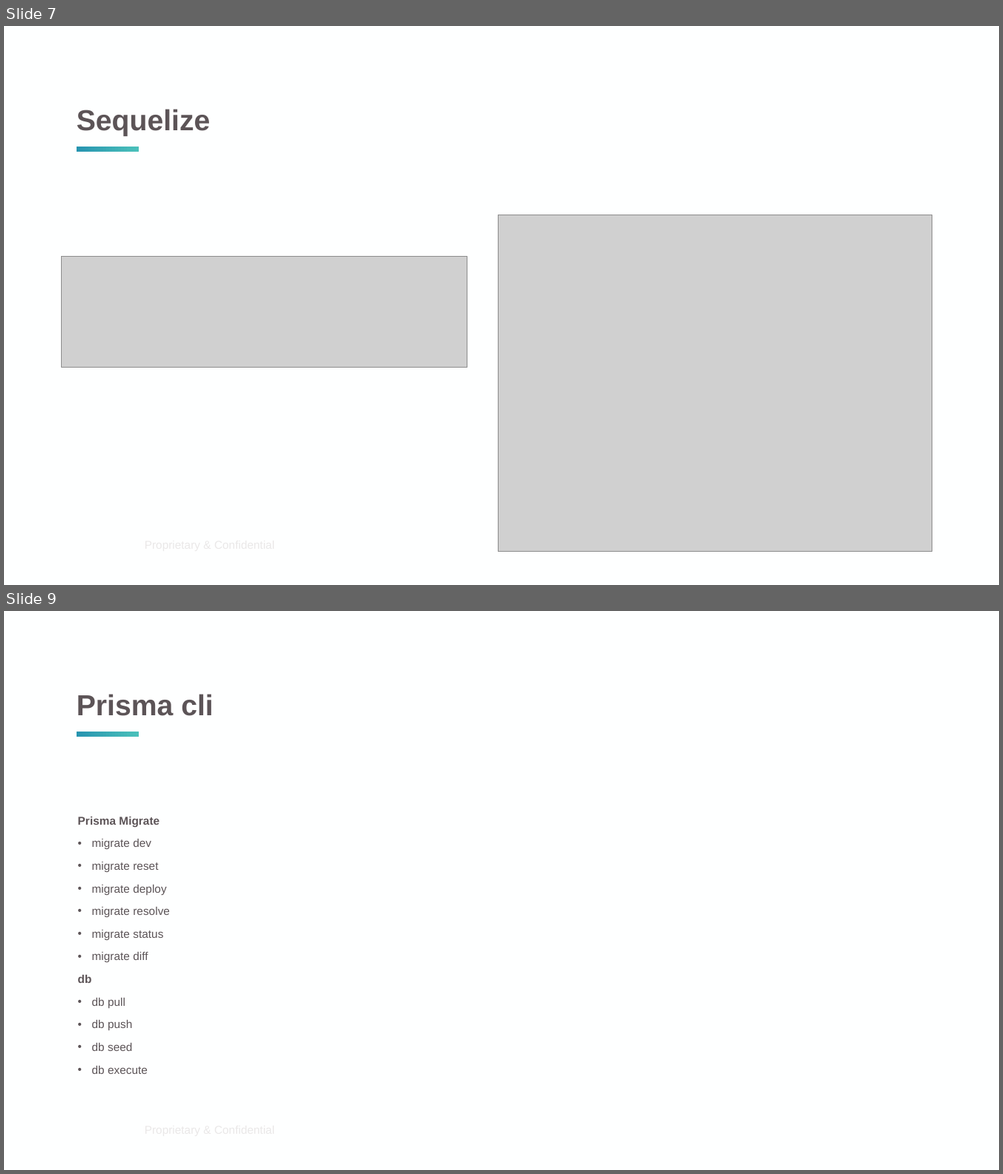
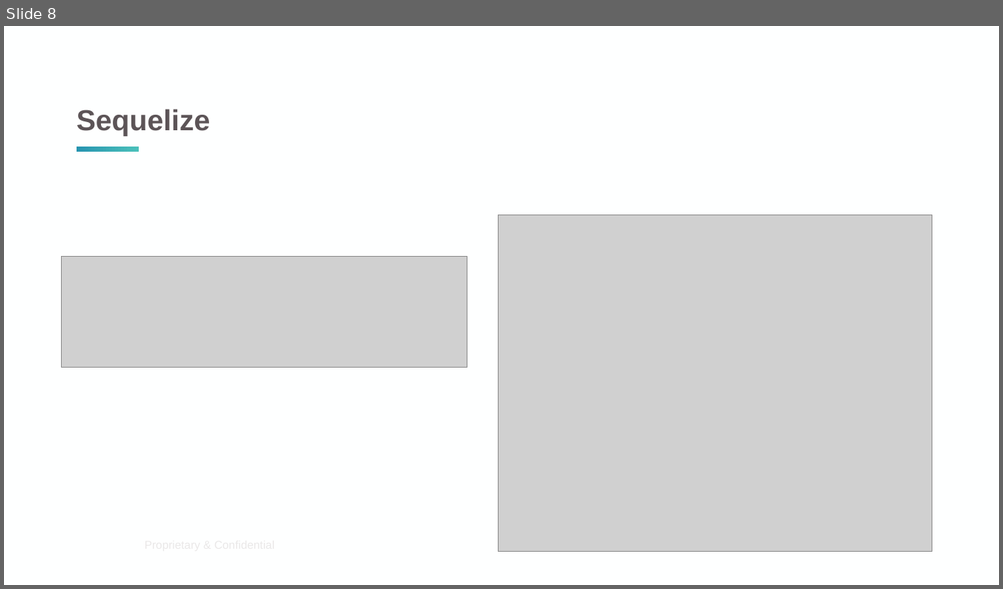
Before and after one commit to pedrompeixoto/nestjs-presentation, a slide deck: data_persistence.pptx. Shown one above the other, each under a label of ours: slides 7 and 9 before the commit, slide 8 after it; the slides between them are not shown. The pictures are 1003x1174 and 1003x589 pixels, drawn with LibreOffice and Linux fonts; fonts in the diff are those of the drawing; grey boxes stand for pictures; background and template pictures are left out. Boxes give left, top, right and bottom in pixels: in the first picture for what was removed or moved away, otherwise in the second. Text is boxed around its words. In the diff, an @@ line names an element or a change of style, - is before the commit and + after.

```diff
--- a/data_persistence.pptx
+++ b/data_persistence.pptx
@@ slide 9 removed at (4,611,999,1170), background #FEFFFF; not listed: 2 template elements that a slide beside it also shows @@
@@ title removed at (77,694,213,716) @@
-Prisma cli
@@ text removed at (78,817,170,1074) @@
-Prisma Migrate
-• migrate dev
-• migrate reset
-• migrate deploy
-• migrate resolve
-• migrate status
-• migrate diff
-db
-• db pull
-• db push
-• db seed
-• db execute
@@ what was slide 7 is now slide 8 @@
```
Also in this commit, not shown: 14 slides changed, 13 slides added, 1 other slide removed, 13 other files.
